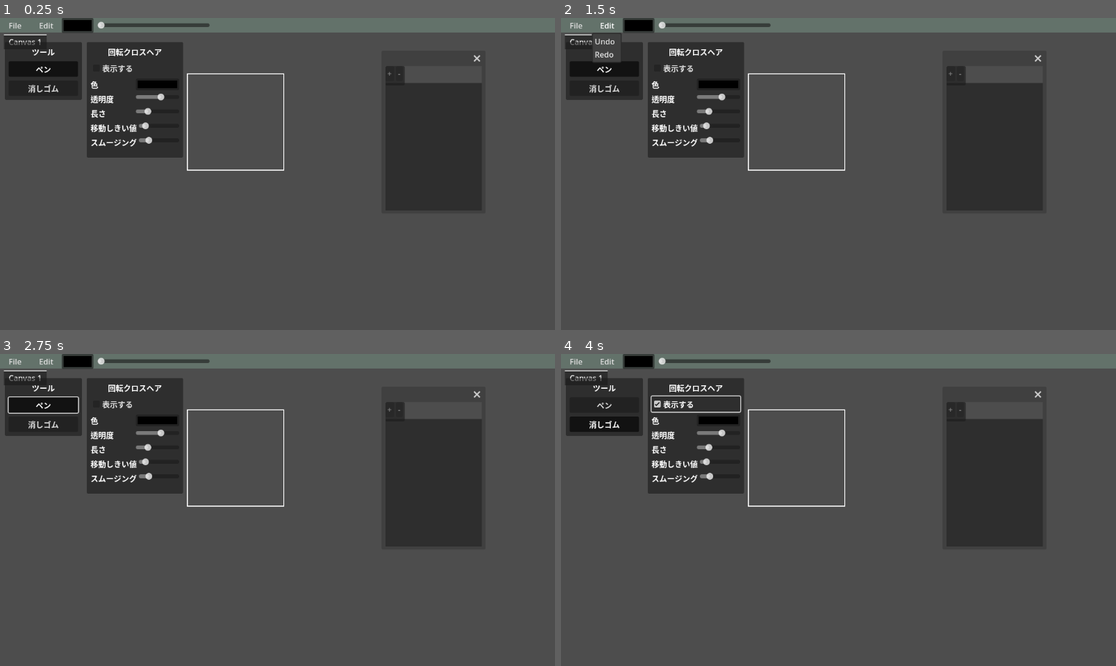
Above: before the commit, frames 1-4 (two rows, left to right).
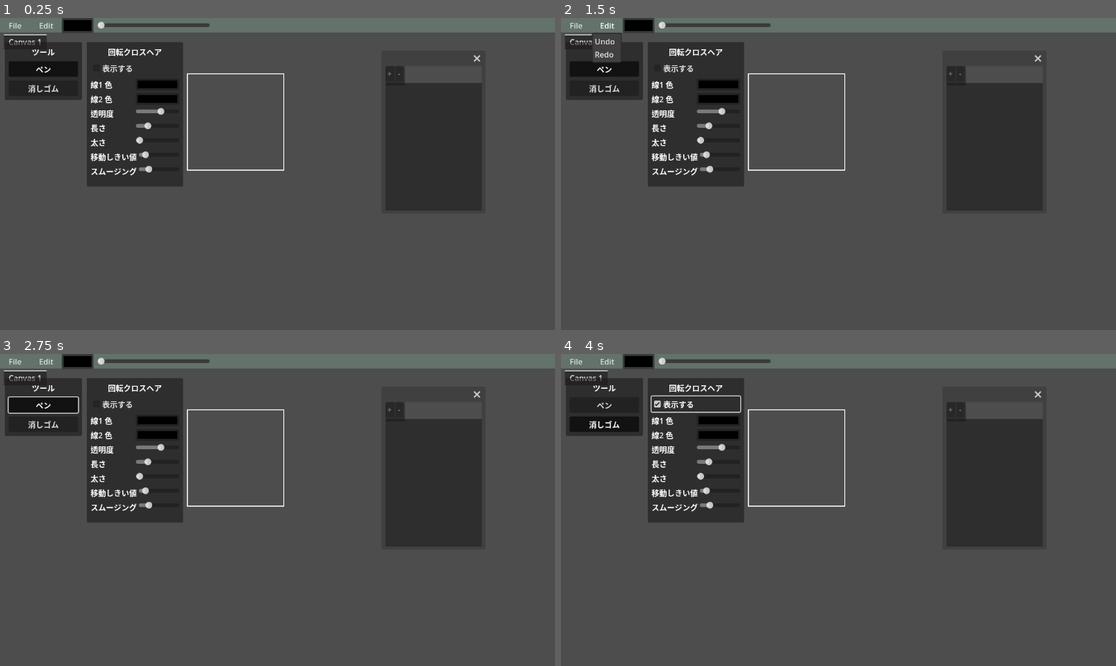
Above: after the commit, the same moments.

Repository: UnchiBurio/peintosoftGodot
Game: Godot game, scene res://Main.tscn
The game is run twice, just before and just after one commit, with the same random seed, the same clock (stepped at 60 frames per second) and the same inputs.
Inputs:
- Up to frame 1 (0.25 s): no input
- Up to frame 2 (1.5 s): click "File" at 0.5 s; click "Edit" at 1.25 s
- Up to frame 3 (2.75 s): click "ペン" at 2 s
- Up to frame 4 (4 s): click "消しゴム" at 2.75 s; click "表示する" at 3.5 s

The runs differ from the first frame. In frame 1, 2.4% of the frame differs, in the area x 15-33%, y 20-54%; in frame 2, 2.4%; in frame 3, 2.4%; in frame 4, 2.4%.

Commit message:
Add per-line colors and thickness for crosshair

Diff:
--- a/Main.gd
+++ b/Main.gd
@@ -11,9 +11,11 @@
 @onready var brush_button: Button = $ToolWindow/MarginContainer/VBoxContainer/BrushButton
 @onready var eraser_button: Button = $ToolWindow/MarginContainer/VBoxContainer/EraserButton
 @onready var crosshair_enabled_checkbox: CheckBox = $CrosshairWindow/MarginContainer/VBoxContainer/CrosshairEnabledCheckBox
-@onready var crosshair_color_picker: ColorPickerButton = $CrosshairWindow/MarginContainer/VBoxContainer/CrosshairColorRow/CrosshairColorPicker
+@onready var crosshair_primary_color_picker: ColorPickerButton = $CrosshairWindow/MarginContainer/VBoxContainer/CrosshairPrimaryColorRow/CrosshairPrimaryColorPicker
+@onready var crosshair_secondary_color_picker: ColorPickerButton = $CrosshairWindow/MarginContainer/VBoxContainer/CrosshairSecondaryColorRow/CrosshairSecondaryColorPicker
 @onready var crosshair_alpha_slider: HSlider = $CrosshairWindow/MarginContainer/VBoxContainer/CrosshairAlphaRow/CrosshairAlphaSlider
 @onready var crosshair_length_slider: HSlider = $CrosshairWindow/MarginContainer/VBoxContainer/CrosshairLengthRow/CrosshairLengthSlider
+@onready var crosshair_thickness_slider: HSlider = $CrosshairWindow/MarginContainer/VBoxContainer/CrosshairThicknessRow/CrosshairThicknessSlider
 @onready var crosshair_min_movement_slider: HSlider = $CrosshairWindow/MarginContainer/VBoxContainer/CrosshairMinMovementRow/CrosshairMinMovementSlider
 @onready var crosshair_smoothing_slider: HSlider = $CrosshairWindow/MarginContainer/VBoxContainer/CrosshairSmoothingRow/CrosshairSmoothingSlider
 
@@ -36,9 +38,11 @@
 
 # 回転クロスヘア設定
 var directional_crosshair_enabled: bool = false
-var directional_crosshair_color: Color = Color.BLACK
+var directional_crosshair_primary_color: Color = Color.BLACK
+var directional_crosshair_secondary_color: Color = Color.BLACK
 var directional_crosshair_alpha: float = 0.6
 var directional_crosshair_length: float = 18.0
+var directional_crosshair_thickness: float = 1.0
 var directional_crosshair_min_movement: float = 2.0
 var directional_crosshair_smoothing: float = 0.2
 
@@ -61,10 +65,12 @@
 
 	# 初期カラーを設定
 	color_picker.color = stroke_color
-	crosshair_color_picker.color = directional_crosshair_color
+	crosshair_primary_color_picker.color = directional_crosshair_primary_color
+	crosshair_secondary_color_picker.color = directional_crosshair_secondary_color
 	crosshair_enabled_checkbox.button_pressed = directional_crosshair_enabled
 	crosshair_alpha_slider.value = directional_crosshair_alpha
 	crosshair_length_slider.value = directional_crosshair_length
+	crosshair_thickness_slider.value = directional_crosshair_thickness
 	crosshair_min_movement_slider.value = directional_crosshair_min_movement
 	crosshair_smoothing_slider.value = directional_crosshair_smoothing
 
@@ -409,9 +415,11 @@
 	if not canvas:
 		return
 	canvas.show_directional_crosshair = directional_crosshair_enabled
-	canvas.directional_crosshair_color = directional_crosshair_color
+	canvas.directional_crosshair_primary_color = directional_crosshair_primary_color
+	canvas.directional_crosshair_secondary_color = directional_crosshair_secondary_color
 	canvas.directional_crosshair_alpha = directional_crosshair_alpha
 	canvas.directional_crosshair_length = directional_crosshair_length
+	canvas.directional_crosshair_thickness = directional_crosshair_thickness
 	canvas.directional_crosshair_min_movement = directional_crosshair_min_movement
 	canvas.directional_crosshair_smoothing = directional_crosshair_smoothing
 	canvas.queue_redraw()
@@ -420,8 +428,12 @@
 	directional_crosshair_enabled = pressed
 	_apply_directional_crosshair_settings(active_paint_canvas)
 
-func _on_crosshair_color_changed(color: Color) -> void:
-	directional_crosshair_color = color
+func _on_crosshair_primary_color_changed(color: Color) -> void:
+	directional_crosshair_primary_color = color
+	_apply_directional_crosshair_settings(active_paint_canvas)
+
+func _on_crosshair_secondary_color_changed(color: Color) -> void:
+	directional_crosshair_secondary_color = color
 	_apply_directional_crosshair_settings(active_paint_canvas)
 
 func _on_crosshair_alpha_changed(value: float) -> void:
@@ -432,6 +444,10 @@
 	directional_crosshair_length = value
 	_apply_directional_crosshair_settings(active_paint_canvas)
 
+func _on_crosshair_thickness_changed(value: float) -> void:
+	directional_crosshair_thickness = value
+	_apply_directional_crosshair_settings(active_paint_canvas)
+
 func _on_crosshair_min_movement_changed(value: float) -> void:
 	directional_crosshair_min_movement = value
 	_apply_directional_crosshair_settings(active_paint_canvas)
--- a/Main.tscn
+++ b/Main.tscn
@@ -145,7 +145,7 @@
 offset_top = 50.0
 offset_right = 380.0
 offset_bottom = 290.0
-custom_minimum_size = Vector2(200, 240)
+custom_minimum_size = Vector2(200, 300)
 script = ExtResource("3_ticcg")
 
 [node name="MarginContainer" type="MarginContainer" parent="CrosshairWindow"]
@@ -168,15 +168,27 @@
 layout_mode = 2
 text = "表示する"
 
-[node name="CrosshairColorRow" type="HBoxContainer" parent="CrosshairWindow/MarginContainer/VBoxContainer"]
-layout_mode = 2
-
-[node name="CrosshairColorLabel" type="Label" parent="CrosshairWindow/MarginContainer/VBoxContainer/CrosshairColorRow"]
-layout_mode = 2
-size_flags_horizontal = 3
-text = "色"
-
-[node name="CrosshairColorPicker" type="ColorPickerButton" parent="CrosshairWindow/MarginContainer/VBoxContainer/CrosshairColorRow"]
+[node name="CrosshairPrimaryColorRow" type="HBoxContainer" parent="CrosshairWindow/MarginContainer/VBoxContainer"]
+layout_mode = 2
+
+[node name="CrosshairPrimaryColorLabel" type="Label" parent="CrosshairWindow/MarginContainer/VBoxContainer/CrosshairPrimaryColorRow"]
+layout_mode = 2
+size_flags_horizontal = 3
+text = "線1 色"
+
+[node name="CrosshairPrimaryColorPicker" type="ColorPickerButton" parent="CrosshairWindow/MarginContainer/VBoxContainer/CrosshairPrimaryColorRow"]
+layout_mode = 2
+size_flags_horizontal = 3
+
+[node name="CrosshairSecondaryColorRow" type="HBoxContainer" parent="CrosshairWindow/MarginContainer/VBoxContainer"]
+layout_mode = 2
+
+[node name="CrosshairSecondaryColorLabel" type="Label" parent="CrosshairWindow/MarginContainer/VBoxContainer/CrosshairSecondaryColorRow"]
+layout_mode = 2
+size_flags_horizontal = 3
+text = "線2 色"
+
+[node name="CrosshairSecondaryColorPicker" type="ColorPickerButton" parent="CrosshairWindow/MarginContainer/VBoxContainer/CrosshairSecondaryColorRow"]
 layout_mode = 2
 size_flags_horizontal = 3
 
@@ -211,6 +223,22 @@
 max_value = 64.0
 step = 1.0
 value = 18.0
+
+[node name="CrosshairThicknessRow" type="HBoxContainer" parent="CrosshairWindow/MarginContainer/VBoxContainer"]
+layout_mode = 2
+
+[node name="CrosshairThicknessLabel" type="Label" parent="CrosshairWindow/MarginContainer/VBoxContainer/CrosshairThicknessRow"]
+layout_mode = 2
+size_flags_horizontal = 3
+text = "太さ"
+
+[node name="CrosshairThicknessSlider" type="HSlider" parent="CrosshairWindow/MarginContainer/VBoxContainer/CrosshairThicknessRow"]
+layout_mode = 2
+size_flags_horizontal = 3
+min_value = 1.0
+max_value = 8.0
+step = 0.5
+value = 1.0
 
 [node name="CrosshairMinMovementRow" type="HBoxContainer" parent="CrosshairWindow/MarginContainer/VBoxContainer"]
 layout_mode = 2
@@ -249,8 +277,10 @@
 [connection signal="color_changed" from="ColorPickerButton" to="." method="_on_color_picker_color_changed"]
 [connection signal="value_changed" from="HSlider" to="." method="_on_h_slider_value_changed"]
 [connection signal="toggled" from="CrosshairWindow/MarginContainer/VBoxContainer/CrosshairEnabledCheckBox" to="." method="_on_crosshair_enabled_toggled"]
-[connection signal="color_changed" from="CrosshairWindow/MarginContainer/VBoxContainer/CrosshairColorRow/CrosshairColorPicker" to="." method="_on_crosshair_color_changed"]
+[connection signal="color_changed" from="CrosshairWindow/MarginContainer/VBoxContainer/CrosshairPrimaryColorRow/CrosshairPrimaryColorPicker" to="." method="_on_crosshair_primary_color_changed"]
+[connection signal="color_changed" from="CrosshairWindow/MarginContainer/VBoxContainer/CrosshairSecondaryColorRow/CrosshairSecondaryColorPicker" to="." method="_on_crosshair_secondary_color_changed"]
 [connection signal="value_changed" from="CrosshairWindow/MarginContainer/VBoxContainer/CrosshairAlphaRow/CrosshairAlphaSlider" to="." method="_on_crosshair_alpha_changed"]
 [connection signal="value_changed" from="CrosshairWindow/MarginContainer/VBoxContainer/CrosshairLengthRow/CrosshairLengthSlider" to="." method="_on_crosshair_length_changed"]
+[connection signal="value_changed" from="CrosshairWindow/MarginContainer/VBoxContainer/CrosshairThicknessRow/CrosshairThicknessSlider" to="." method="_on_crosshair_thickness_changed"]
 [connection signal="value_changed" from="CrosshairWindow/MarginContainer/VBoxContainer/CrosshairMinMovementRow/CrosshairMinMovementSlider" to="." method="_on_crosshair_min_movement_changed"]
 [connection signal="value_changed" from="CrosshairWindow/MarginContainer/VBoxContainer/CrosshairSmoothingRow/CrosshairSmoothingSlider" to="." method="_on_crosshair_smoothing_changed"]
--- a/canvas/CanvasDraw.gd
+++ b/canvas/CanvasDraw.gd
@@ -244,9 +244,12 @@
 	# 回転クロスヘアの描画
 	if paint_canvas.show_directional_crosshair and paint_canvas.is_drawing:
 		if paint_canvas._is_position_in_canvas(paint_canvas.directional_crosshair_position):
-			var cross_color = paint_canvas.directional_crosshair_color
-			cross_color.a = paint_canvas.directional_crosshair_alpha
+			var cross_primary_color = paint_canvas.directional_crosshair_primary_color
+			var cross_secondary_color = paint_canvas.directional_crosshair_secondary_color
+			cross_primary_color.a = paint_canvas.directional_crosshair_alpha
+			cross_secondary_color.a = paint_canvas.directional_crosshair_alpha
 			var half_length = paint_canvas.directional_crosshair_length * 0.5
+			var thickness = paint_canvas.directional_crosshair_thickness
 			var direction = Vector2(cos(paint_canvas.directional_crosshair_angle), sin(paint_canvas.directional_crosshair_angle))
 			var perpendicular = direction.rotated(PI / 2.0)
 			var center = paint_canvas.directional_crosshair_position
@@ -254,14 +257,14 @@
 			paint_canvas.draw_line(
 				center - direction * half_length,
 				center + direction * half_length,
-				cross_color,
-				1.0
+				cross_primary_color,
+				thickness
 			)
 			paint_canvas.draw_line(
 				center - perpendicular * half_length,
 				center + perpendicular * half_length,
-				cross_color,
-				1.0
+				cross_secondary_color,
+				thickness
 			)
 
 func _draw_grid():
--- a/canvas/PaintCanvas.gd
+++ b/canvas/PaintCanvas.gd
@@ -60,9 +60,11 @@
 
 # 回転クロスヘア関連の変数
 var show_directional_crosshair: bool = false
-var directional_crosshair_color: Color = Color.BLACK
+var directional_crosshair_primary_color: Color = Color.BLACK
+var directional_crosshair_secondary_color: Color = Color.BLACK
 var directional_crosshair_alpha: float = 0.6
 var directional_crosshair_length: float = 18.0
+var directional_crosshair_thickness: float = 1.0
 var directional_crosshair_angle: float = 0.0
 var directional_crosshair_position: Vector2 = Vector2.ZERO
 var directional_crosshair_min_movement: float = 2.0
